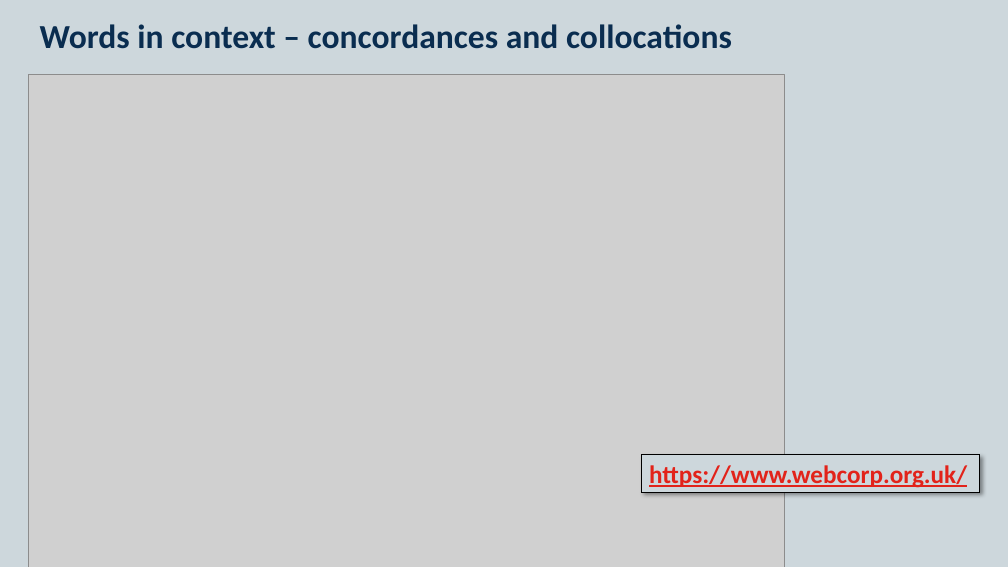
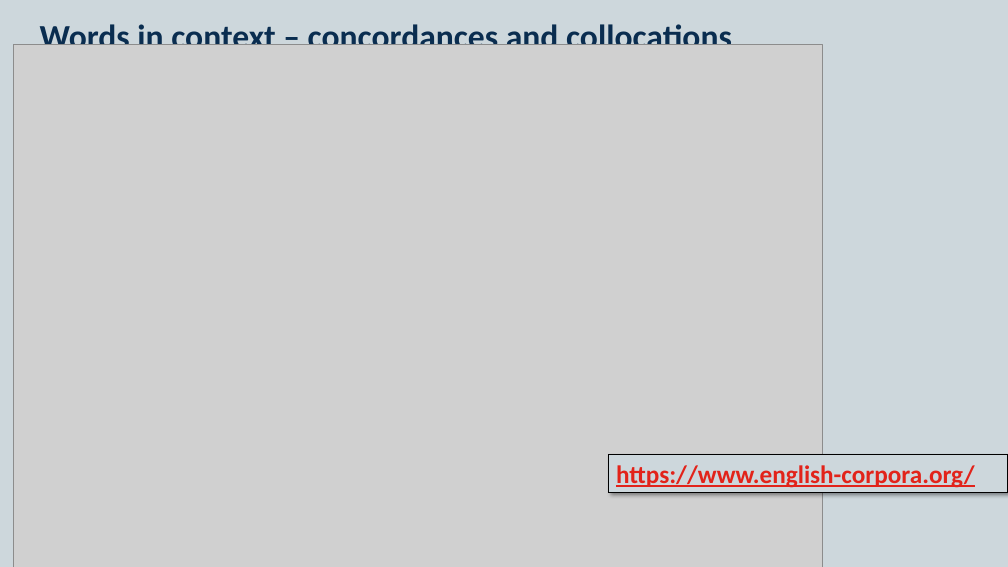
Before and after one commit to KCL-Health-NLP/nlp-half-day-workshop, a slide deck: slide 6 of presentations/distributional-semantics.pptx. Drawn at 1008x567 pixels with LibreOffice and Linux fonts; fonts in the diff are those of the drawing; grey boxes stand for pictures. Boxes give left, top, right and bottom in pixels: in the first picture for what was removed or moved away, otherwise in the second. Text is boxed around its words. In the diff, an @@ line names an element or a change of style, - is before the commit and + after.

Commit message:
move from webcorp to english corpora for kwic

```diff
--- a/presentations/distributional-semantics.pptx
+++ b/presentations/distributional-semantics.pptx
@@ picture: place and size @@
-picture at (28,74,784,567)
+picture at (13,45,823,567)
@@ rectangle "https://www.english-corpora.org/": place and size @@
-rectangle "https://www.english-corpora.org/" at (642,454,980,492)
+rectangle "https://www.english-corpora.org/" at (609,454,1008,492)
@@ text in rectangle at (616,465,975,488): text changed @@
-https://www.webcorp.org.uk/
+https://www.english-corpora.org/
```
Also in this commit, not shown: 3 other files.
